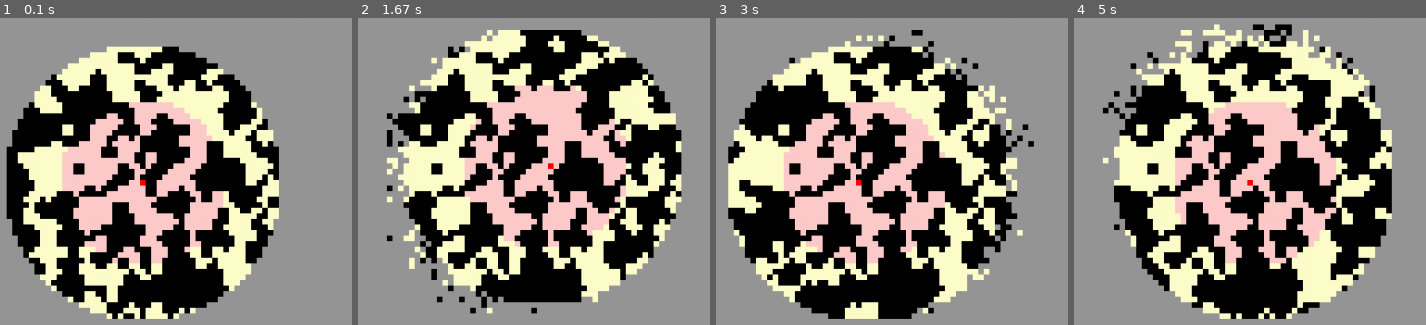
Above: before the commit, frames 1-4 (left to right).
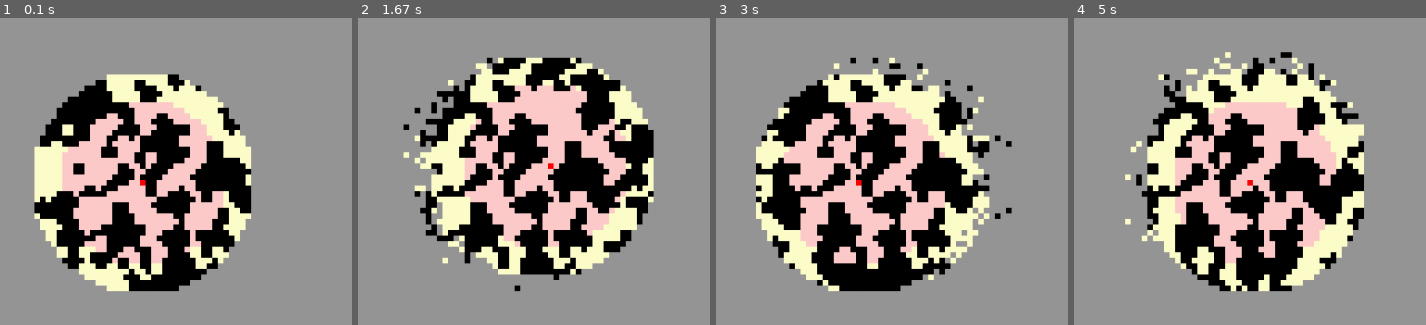
Above: after the commit, the same moments.

Repository: jbachurski/tenebris
Game: pygame game, started from demos/observer.py
Two runs of this game, one before a commit and one after it. Both use one fixed random seed, a clock stepped at 60 frames per second and the inputs below.
Inputs:
- Up to frame 1 (0.1 s): no input
- Up to frame 2 (1.67 s): hold Right 0.33-0.8 s; hold Up 0.83-1.13 s; hold Right 1.17-1.63 s
- Up to frame 3 (3 s): hold Left 1.67-2.2 s; hold Down 2.23-2.53 s; hold Left 2.57-2.97 s
- Up to frame 4 (5 s): tap Enter at 3 s; hold Up 3.4-3.77 s; hold Right 3.8-4.43 s; hold Down 4.47-4.83 s; hold Left from 4.87 s (still down)

The runs differ from the first frame. In frame 1, 20% of the frame differs, in the area x 1-80%, y 9-99%; in frame 2, 22%; in frame 3, 26%; in frame 4, 28%, in the area x 8-91%, y 1-99%.

Commit message:
Change outer radius on observer test script

Diff:
--- a/demos/observer.py
+++ b/demos/observer.py
@@ -101,7 +101,7 @@
         stepangle=-1,
         campfire_radius=15,
         innerrad=15,
-        outerrad=25,
+        outerrad=20,
         half_life=2,
     )
     pf = ObserverFrontend(s, pxsz=6, fog_of_war=True)
